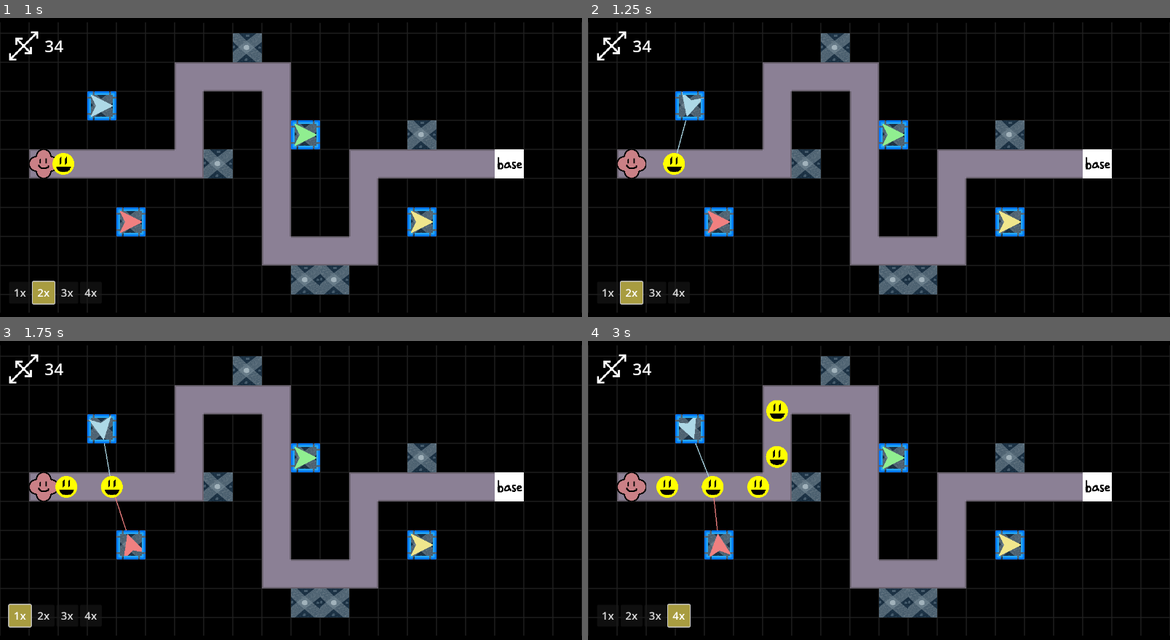
Above: before the commit, frames 1-4 (two rows, left to right).
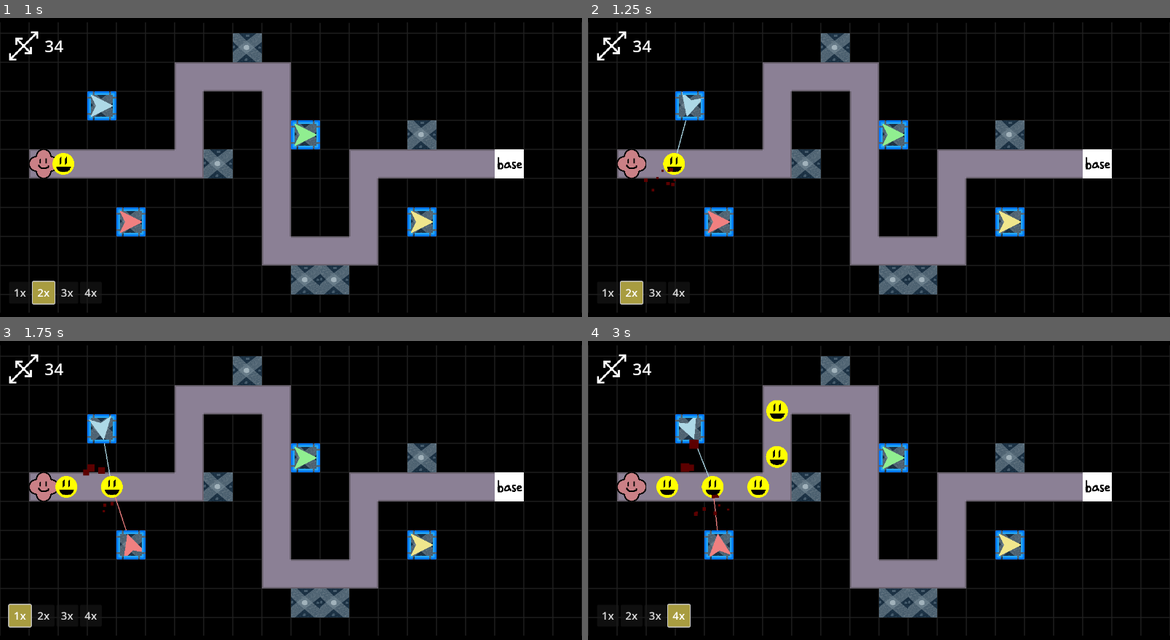
Above: after the commit, the same moments.

Repository: ladybunne/gmtk-game-jam-2024
Game: Godot game, scene res://MainScene.tscn
The game is run twice, just before and just after one commit, with the same random seed, the same clock (stepped at 60 frames per second) and the same inputs.
Inputs:
- Up to frame 1 (1 s): click "2x" at 0.5 s
- Up to frame 2 (1.25 s): no input
- Up to frame 3 (1.75 s): click "1x" at 1.25 s
- Up to frame 4 (3 s): click "3x" at 2 s; click "4x" at 2.75 s

Frame 1 is identical in both runs. In frame 2, less than 0.1% of the frame differs, in the area x 9-16%, y 50-59%; in frame 3, 0.1%; in frame 4, 0.2%, in the area x 15-25%, y 33-59%.

Commit message:
Super Sick Particles and hit effects

Diff:
--- /dev/null
+++ b/Assets/Particles/hit_particles.tscn
@@ -0,0 +1,17 @@
+[gd_scene load_steps=2 format=3 uid="uid://dlivhmvd02qh8"]
+
+[ext_resource type="Texture2D" uid="uid://8sv5hxqnm3r6" path="res://Assets/Sprites/hitsprite.png" id="1_6ejum"]
+
+[node name="HitParticles" type="CPUParticles2D"]
+emitting = false
+amount = 3
+lifetime = 0.2
+one_shot = true
+explosiveness = 1.0
+texture = ExtResource("1_6ejum")
+direction = Vector2(0, 0)
+gravity = Vector2(0, 0)
+initial_velocity_min = 200.0
+initial_velocity_max = 500.0
+linear_accel_min = -1.0
+linear_accel_max = -1.0
--- a/GameThings/Base.gd
+++ b/GameThings/Base.gd
@@ -6,4 +6,12 @@
 	body_entered.connect(enemy_entered)
 
 func enemy_entered(body: Node2D):
+	if body is Enemy:
+		var enemy = body as Enemy
+		health -= enemy.health
+		if health <= 0:
+			game_over()
 	body.queue_free()
+
+func game_over():
+	get_tree().quit()
--- a/GameThings/Enemy.gd
+++ b/GameThings/Enemy.gd
@@ -3,7 +3,7 @@
 @export var speed: float = 100
 @export var health: float = 100
 var spawner: Spawner
-@onready var hitParticles: CPUParticles2D = %HitParticles
+@onready var hitParticles: PackedScene = preload("res://Assets/Particles/hit_particles.tscn")
 # I guess this is the better way of doing this? edit: Dan made this even better with UNIQUE NAME!
 @onready var navigation_agent: NavigationAgent2D = %NavigationAgent2D
 
@@ -51,12 +51,21 @@
 		current_pos = i
 	return result
 
-func take_damage(damage: float):
+func take_damage(damage: float, direction: Vector2):
 	health -= damage
-	print(name + str(health))
-	show_damage()
+	#print(name + str(health))
+	show_damage(damage, direction)
 	if health <=0:
+		print("enemy died")
 		Callable(queue_free).call_deferred()
 
-func show_damage():
-	hitParticles.emitting = true
+func show_damage(damage: float, direction: Vector2):
+	var flecks: CPUParticles2D = hitParticles.instantiate()
+	add_child(flecks)
+	flecks.direction = direction
+	flecks.scale_amount_max =flecks.scale_amount_max*damage
+	flecks.emitting = true
+	flecks.finished.connect(func(): kill_particle(flecks))
+
+func kill_particle(particle: CPUParticles2D):
+	Callable(particle.queue_free).call_deferred()
--- a/GameThings/Enemy.tscn
+++ b/GameThings/Enemy.tscn
@@ -10,7 +10,7 @@
 [node name="Enemy" type="CharacterBody2D"]
 collision_mask = 0
 script = ExtResource("1_6ags1")
-health = 30.0
+health = 50.0
 
 [node name="Node2D" type="Node2D" parent="."]
 script = ExtResource("2_ejndl")
@@ -44,12 +44,3 @@
 target_desired_distance = 5.0
 path_max_distance = 10.0
 path_postprocessing = 1
-
-[node name="HitParticles" type="CPUParticles2D" parent="."]
-unique_name_in_owner = true
-emitting = false
-amount = 1
-lifetime = 0.3
-one_shot = true
-texture = ExtResource("1_eo6st")
-gravity = Vector2(0, 0)
--- a/GameThings/Tower.gd
+++ b/GameThings/Tower.gd
@@ -40,6 +40,8 @@
 	currentCost = handle.GetCost()
 	change_target_collider_radius(tower_data.target_range)
 	shot_timer.timeout.connect(shoot)
+	shot_timer.start()
+
 
 
 
@@ -56,6 +58,7 @@
 			if volley_timer <=0:
 				reshoot.emit()
 				volley_timer = tower_data.rate_of_fire
+				print("volley!")
 		if buffer_shot && !shooting_volley:
 			shoot()
 			buffer_shot = false
@@ -131,17 +134,18 @@
 		typeToUse = tower_data.type
 
 	if target != null:
-		match tower_data.type:
+		match typeToUse:
 			TowerData.TowerType.Standard:
-				target.take_damage(tower_data.damage)
-				pass
+				target.take_damage(tower_data.damage, (target.position - position).normalized())
 			TowerData.TowerType.Capacity:
 				#continuously shoot (changing targets as enemies die) until ammo reaches 0
 				shooting_volley = true
-				pass
+				damage_volley()
 			TowerData.TowerType.Splash:
 				#radius around target is affected
 				pass
+			_:
+				print("how did we have NO TowerType?")
 		if !override_standard:
 			shot_timer.start(tower_data.cooldown)
 	else:
--- a/GameThings/TowerResources/TowerData.gd
+++ b/GameThings/TowerResources/TowerData.gd
@@ -4,7 +4,7 @@
 
 @export_group("Stats")
 @export var damage: float = 5
-@export var cooldown: float = 3
+@export var cooldown: float = .5
 @export var target_range: float = 10
 @export_group("Splash Uniques")
 @export var splash_range: float = 5
--- a/Scenes/TestLevel.tscn
+++ b/Scenes/TestLevel.tscn
@@ -9,19 +9,19 @@
 [sub_resource type="Resource" id="Resource_hhpmj"]
 resource_local_to_scene = true
 script = ExtResource("5_y5u2a")
-damage = 5.0
+damage = 2.0
 cooldown = 3.0
 target_range = 75.0
 splash_range = 5.0
 ammo_capacity = 10.0
-rate_of_fire = 0.1
-type = 0
+rate_of_fire = 0.05
+type = 1
 
 [sub_resource type="Resource" id="Resource_dru6i"]
 resource_local_to_scene = true
 script = ExtResource("5_y5u2a")
 damage = 5.0
-cooldown = 3.0
+cooldown = 0.5
 target_range = 75.0
 splash_range = 5.0
 ammo_capacity = 10.0
@@ -32,7 +32,7 @@
 resource_local_to_scene = true
 script = ExtResource("5_y5u2a")
 damage = 5.0
-cooldown = 3.0
+cooldown = 0.5
 target_range = 75.0
 splash_range = 5.0
 ammo_capacity = 10.0
@@ -43,7 +43,7 @@
 resource_local_to_scene = true
 script = ExtResource("5_y5u2a")
 damage = 5.0
-cooldown = 3.0
+cooldown = 0.5
 target_range = 75.0
 splash_range = 5.0
 ammo_capacity = 10.0
--- a/project.godot
+++ b/project.godot
@@ -25,6 +25,10 @@
 window/size/viewport_height=720
 window/stretch/mode="viewport"
 
+[editor]
+
+movie_writer/movie_file="O:/Game Development/Godot/Movies/GodotMovie.avi"
+
 [global_group]
 
 Base=""
Binary file added: Assets/Sprites/hitsprite.png
Not shown, added: Assets/Sprites/hitsprite.png.import
